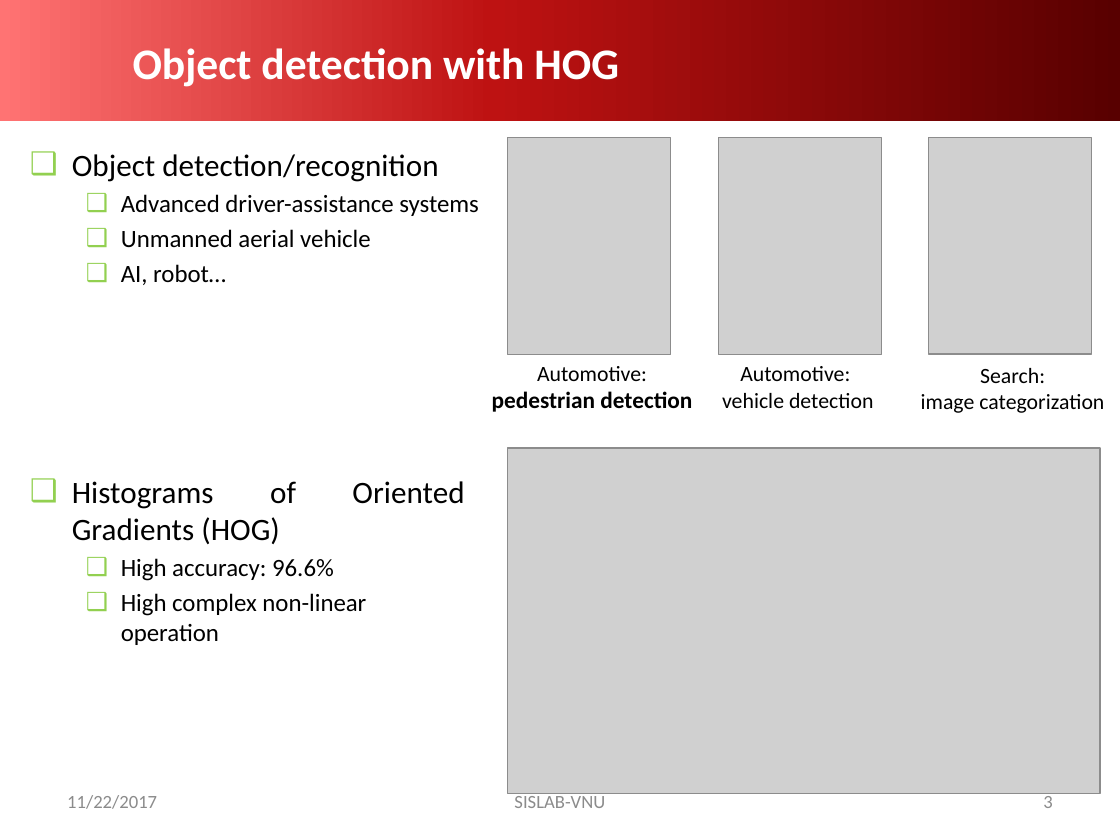
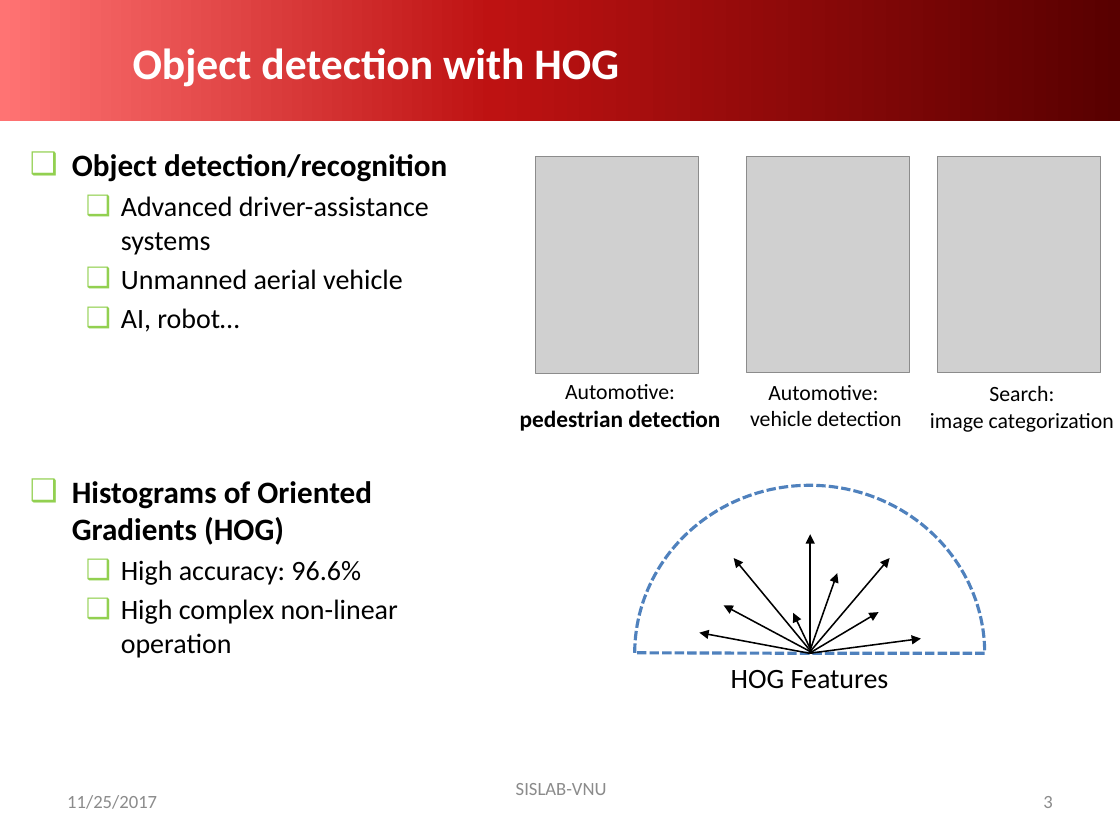
Before and after one commit to Heroh396/heroh396.github.io, a slide deck: slide 3 of imgs/hog.pptx. Drawn at 1120x840 pixels with LibreOffice and Linux fonts; fonts in the diff are those of the drawing; grey boxes stand for pictures; background and template pictures are left out. Boxes give left, top, right and bottom in pixels: in the first picture for what was removed or moved away, otherwise in the second. Text is boxed around its words. In the diff, an @@ line names an element or a change of style, - is before the commit and + after.

```diff
--- a/imgs/hog.pptx
+++ b/imgs/hog.pptx
@@ text "Object detection/recognition" at box(72, 154, 447, 332): bold on in "Object detection/recognition"; size 16 to 18 pt in "Advanced driver-assistance systems", "Unmanned aerial vehicle", "AI, robot…" @@
@@ picture: place and size @@
-picture at box(928, 138, 1092, 354)
+picture at box(937, 157, 1101, 373)
@@ 2 pictures, 2 texts: place and size @@
-2 pictures, 2 texts at box(492, 138, 881, 412)
+2 pictures, 2 texts at box(520, 157, 909, 431)
@@ text "Search:": place and size @@
-text "Search:" at box(921, 368, 1104, 413)
+text "Search:" at box(930, 386, 1114, 432)
@@ picture removed at box(507, 448, 1100, 793) @@
@@ text "Histograms of Oriented Gradients (HOG)" at box(72, 481, 398, 658): bold on in "Histograms of Oriented Gradients (HOG)"; size 16 to 18 pt in "High accuracy: 96.6%", "High complex non-linear operation"; alignment justified to left @@
@@ group added at box(635, 485, 984, 821): 9 arrows, 1 pie slice (boxed as its full ellipse), 1 text @@
+HOG Features
@@ text "SISLAB-VNU": place and size @@
-text "SISLAB-VNU" at box(514, 793, 605, 808)
+text "SISLAB-VNU" at box(516, 783, 607, 795)
@@ text at box(67, 795, 157, 809): text changed @@
-11/22/2017
+11/25/2017
```
Also in this commit, not shown: 12 other slides changed, 11 slides added, 15 slides removed.
